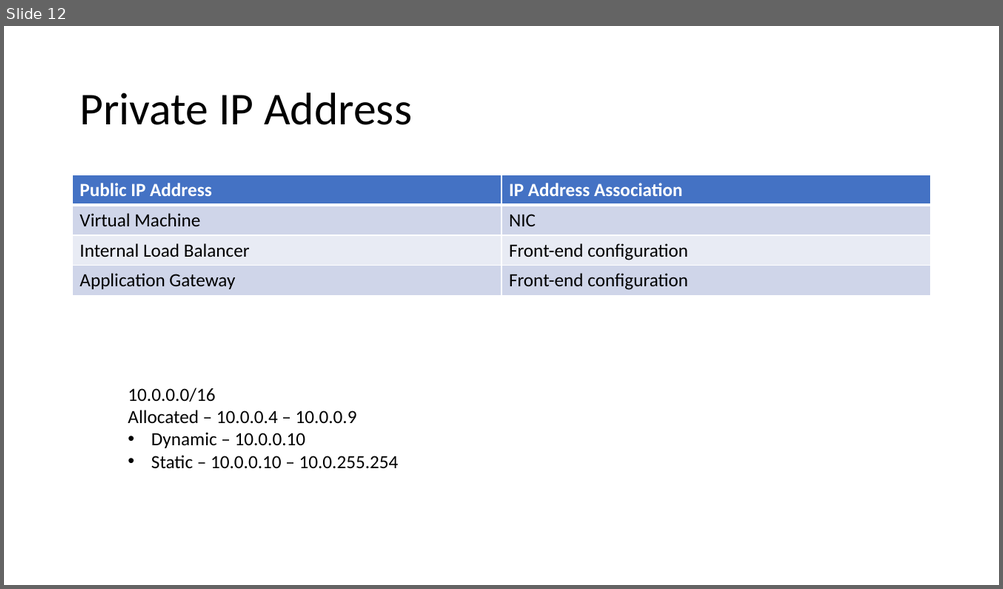
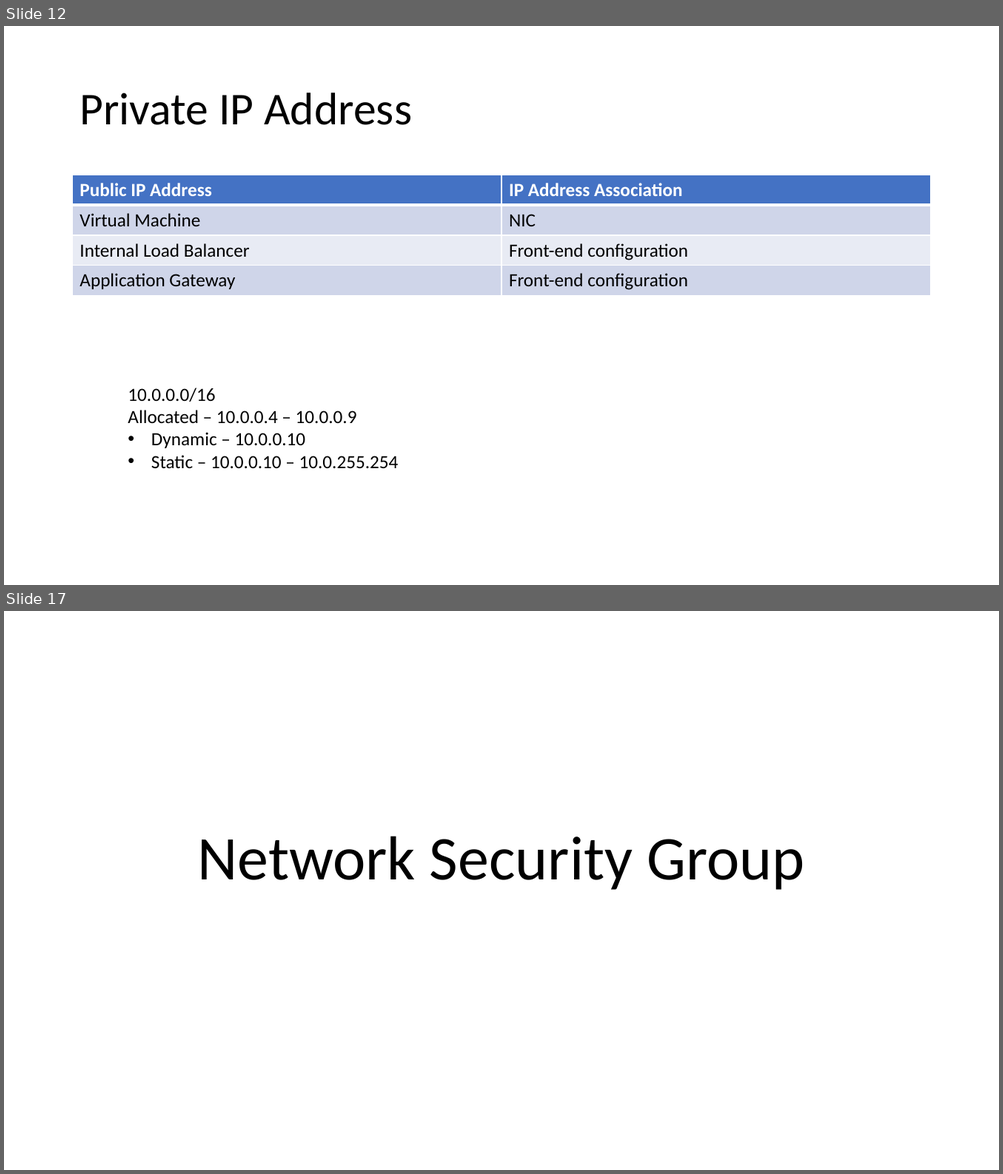
Before and after one commit to ayushrathi15/03June-AZ104, a slide deck: Virtual Networks.pptx. Shown one above the other, each under a label of ours: slide 12 before the commit, slides 12 and 17 after it; the slides between them are not shown. The pictures are 1003x589 and 1003x1174 pixels, drawn with LibreOffice and Linux fonts; fonts in the diff are those of the drawing. Boxes give left, top, right and bottom in pixels: in the first picture for what was removed or moved away, otherwise in the second. Text is boxed around its words. In the diff, an @@ line names an element or a change of style, - is before the commit and + after.

```diff
--- a/Virtual Networks.pptx
+++ b/Virtual Networks.pptx
@@ slide 17 added at [4,611,999,1170], background #FFFFFF @@
@@ title added at [197,836,804,890], 60 pt, text #000000 @@
+Network Security Group
```
Also in this commit, not shown: 9 other slides added.
